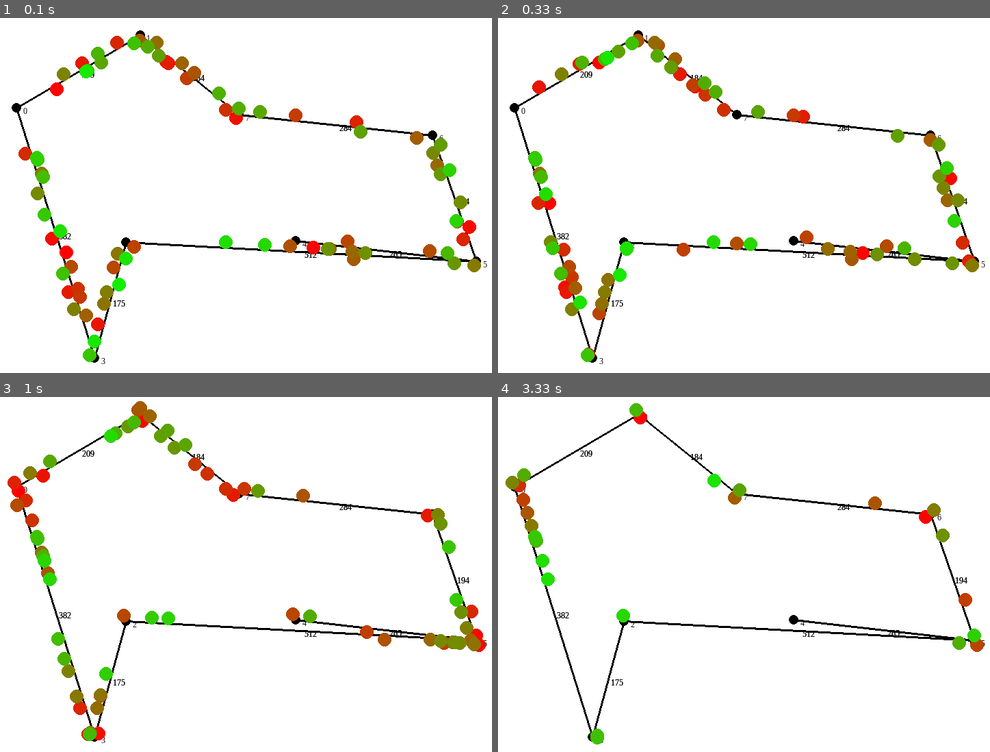
Above: before the commit, frames 1-4 (two rows, left to right).
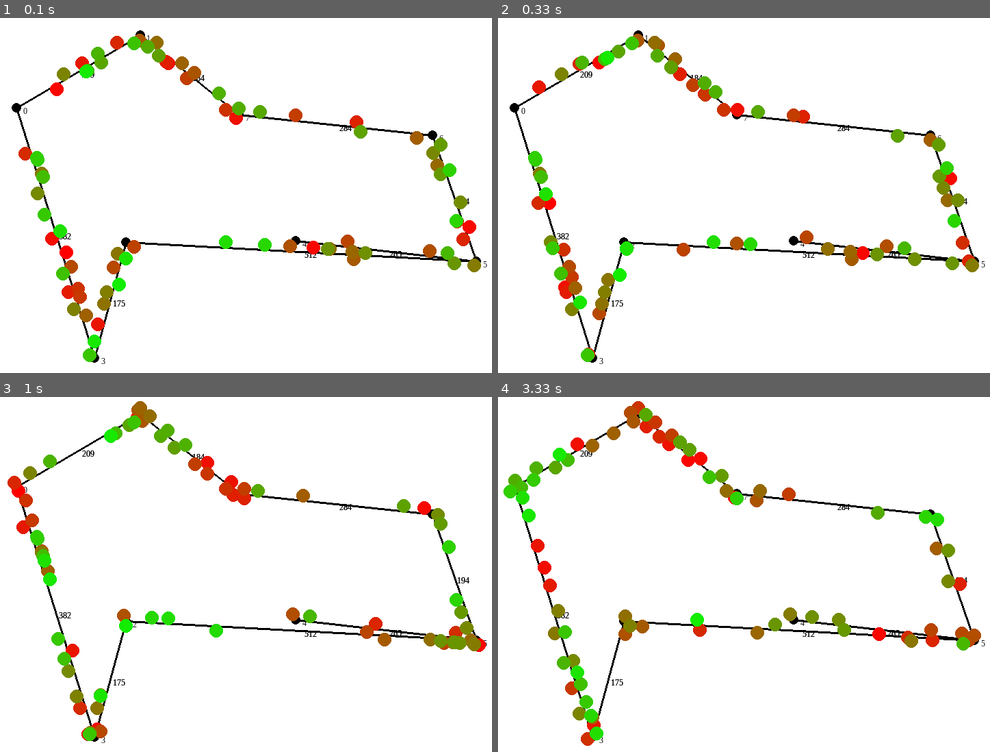
Above: after the commit, the same moments.

Repository: Ickaser/car-graph-viz
Game: pygame game, started from main_pygame.py
Two runs of this game, one before a commit and one after it. Both use one fixed random seed, a clock stepped at 60 frames per second and the inputs below.
Inputs:
- Up to frame 1 (0.1 s): no input
- Up to frame 2 (0.33 s): no input
- Up to frame 3 (1 s): no input
- Up to frame 4 (3.33 s): no input

Frame 1 is identical in both runs. In frame 2, less than 0.1% of the frame differs, in the area x 39-51%, y 17-28%; in frame 3, 1.5%; in frame 4, 6.8%, in the area x 1-99%, y 1-99%.

Commit message:
Revert "Beginning of planing"
This reverts commit f5960d918cd52f9bad22c850f3cee4b1443a66a0.

Diff:
--- a/cars.py
+++ b/cars.py
@@ -100,7 +100,7 @@
 
         self.coords = (self.xPos, self.yPos)
 # equivalence operator: created a bug with the population list's remove method. Uncomment only
-# NOT CURRENTLY USED, used a different implementation in the end
+# if you are ready to implement a different list removal method
     # equivalence operator (==)
     def __eq__(self, other):
 
@@ -135,7 +135,7 @@
         # using lanes behavior, check position before moving
         if self.lanes:
             # check to see if is already at node
-            if self.toNext <= 0:
+            if (self.dist <= 0 and not self.direction) or (self.dist >= self.length and self.direction):
                 # check if node is occupied
                 if self.graph.nodes[self.nodeTo]["capacity"] > len(self.graph.nodes[self.nodeTo]["population"]):
                     # add self to population list
@@ -156,7 +156,7 @@
         self.calcCoords()
 
         # if the new position is at or past its destination node, then set atNode=True and location at new node
-        if not self.lanes and self.toNext <= 0:
+        if not self.lanes and ((self.dist <= 0 and not self.direction) or (self.dist >= self.length and self.direction)):
             self.atNode = True
             self.coords = self.toCoords
             self.xPos, self.yPos = self.coords
@@ -206,8 +206,7 @@
     randomBehavior: Defaults to True. If false, should have goal. Not yet implemented.
     accel: sets an overall acceleration, which serves as base for car velocity
     pos: defaults to 0, not used. If is an instance of Position class and randomBehavior is False, should be a starting position.
-    carSize: sets the size of car in pixel, used in lanes implementation and accessible for visualization
-    Gets weighted or lanes property from graph.
+    Gets lanes property from graph's lanes property.
     """
     def __init__(self, graph, randomBehavior = True, carSize = 5, accel = 5, pos = 0):
 
@@ -219,51 +218,36 @@
         self.weighted = self.graph.weighted
         self.carSize = carSize
 
-
-        startNode = np.random.randint(0, graph.size)
-        startNodes = (startNode, np.random.choice(self.graph.nodes[startNode]["connect"]))
-        startDist = np.random.randint(0, self.graph.edges[startNodes]["length"])
-
-        self.pos = Position(self.graph, startNodes[0], startNodes[1], startDist)
-
-        # if following a planned path, set plan
         if not randomBehavior:
-            # Still uses random goals, but follows a direct course to the goal
-            self.nodeGoal = np.random.randint(0, graph.size)
-            self.plan = self.routePlan(self.pos.nodeTo, self.nodeGoal)
-            # Plan includes current nodeTo, so remove that from list
-            self.plan.pop(0)
-
-        # for purposes of edge population tracking, needs to already be at an edge and fully initialized at edge. Copied from below
-        self.speedLimit = self.graph.edges[(self.pos.nodeFrom, self.pos.nodeTo)]["speed"]
-        self.graph.edges[(self.pos.nodeFrom, self.pos.nodeTo)]["population"][self.pos.direction].append(self)
-
-        self.velocity = 0
+            # TODO
+            pass
+        else:
+            startNode = np.random.randint(0, graph.size)
+            startNodes = (startNode, np.random.choice(self.graph.nodes[startNode]["connect"]))
+            startDist = np.random.randint(0, self.graph.edges[startNodes]["length"])
+            self.pos = Position(self.graph, startNodes[0], startNodes[1], startDist)
+
+            # for purposes of edge population tracking, needs to already be at an edge and fully initialized at edge. Copied from below
+            self.speedLimit = self.graph.edges[(self.pos.nodeFrom, self.pos.nodeTo)]["speed"]
+            self.graph.edges[(self.pos.nodeFrom, self.pos.nodeTo)]["population"][self.pos.direction].append(self)
+
+            self.velocity = 0
+
+
 
     def updatePosition(self):
-        """
-        All-inclusive method to move the car by one time step.
-        Takes no arguments; returns True if car has reached goal node, otherwise returns False.
-        """
-
-        # if at node, move to the next edge (or end movement and remove the car)
+        if not self.randomBehavior:
+            # TODO
+            pass
+
+        # if at node, randomly select another node from the nodes connected to the current node and set as destination
         # also get speed limit info from graph, store that; end the method here
         if self.pos.atNode:
-
             # remove self from old population list, if using weights or lanes
             if self.weighted or self.lanes:
                 self.graph.edges[(self.pos.nodeFrom, self.pos.nodeTo)]["population"][self.pos.direction].remove(self)
 
-            # Select the next node, either randomly or from a goal list
-            if self.randomBehavior:
-                self.pos.changeNodes(np.random.choice(self.graph.nodes[self.pos.nodeTo]["connect"]))
-            else:
-                if self.pos.nodeTo == self.nodeGoal or len(self.plan) == 0:
-# lines to execute if car has reached goal node
-                    del self
-                    return True
-                else:
-                    self.pos.changeNodes(self.plan.pop(0))
+            self.pos.changeNodes(np.random.choice(self.graph.nodes[self.pos.nodeTo]["connect"]))
 
             # add self to new population list, if using weights or lanes
             if self.weighted or self.lanes:
@@ -277,7 +261,7 @@
 
 
         # To update velocity, there are two methods: with and without lanes implementation
-        # Acceleration handling: lanes implementation, which avoids collision
+        # Acceleration handling: with collision avoidance
         if self.lanes:
             # Get list of other cars on edge
             otherCars = self.graph.edges[(self.pos.nodeFrom, self.pos.nodeTo)]["population"][self.pos.direction]
@@ -373,64 +357,3 @@
             print("Deets: veloDiff =", veloDiff, "distDiff =", distDiff, "decelDist =", decelDist)
         # travel along edge
         self.pos.update(self.velocity)
-
-    def routePlan(self, startNode, endNode):
-
-        """
-        A* search for best path from startNode to endNode.
-        Based on: https://github.com/laurentluce/python-algorithms/blob/master/algorithms/a_star_path_finding.py
-
-        Returns list of nodes, which form a route from startNode to endNode.
-        """
-        def h(node):
-            """Estimates with distance, minimum speed limit
-            Update this later probably?
-            """
-            # TODO make this more relevant?
-            xDiff = self.graph.nodes[endNode]["coords"][0] - self.graph.nodes[node]["coords"][0]
-            yDiff = self.graph.nodes[endNode]["coords"][1] - self.graph.nodes[node]["coords"][1]
-# Magic number warning
-            return np.sqrt(xDiff*xDiff + yDiff*yDiff) / 30
-        def update(next, current):
-            node_g[next] = node_g[current] + self.graph.heuristicWeight(current, next)
-            node_h[next] = h(next)
-            node_parent[next] = current
-            node_f[next] = node_g[next] + node_h[next]
-        if startNode == endNode:
-            return [startNode]
-
-        size = self.graph.size
-        node_g = [0 for i in range(size)]
-        node_f = [0 for i in range(size)]
-        node_h = [0 for i in range(size)]
-        node_parent = ["" for i in range(size)]
-
-
-        closed = []
-        open = [startNode]
-
-        while len(open):
-            #pop index of next node from list
-            current = open.pop(0)
-            closed.append(current)
-            # if at goal, return final path
-            if current == endNode:
-                node = endNode
-                path = [node]
-                while node_parent[node] != startNode:
-                    node = node_parent[node]
-                    path.append(node)
-                path.append(startNode)
-                path.reverse()
-                return path
-            # iterate through connected nodes
-            adjNodes = self.graph.nodes[current]["connect"]
-            for next in adjNodes:
-                if next not in closed:
-                    if next in open:
-                        if node_g[next] > node_g[current] + self.graph.heuristicWeight(current, next):
-                            update(next, current)
-                #Probable bug right here: does it work if the node is unexplored?
-                    else:
-                        update(next, current)
-                        open.append(next)
--- a/graphGen.py
+++ b/graphGen.py
@@ -62,11 +62,6 @@
 
         # edge structure: dict of dicts, first is keyed by connected nodes and second is keyed by attributes of edge
         # ordering of node indices in outer dict keys doesn't matter
-
-    def heuristicWeight(self, edgeNode1, edgeNode2):
-        #TODO: take traffic into account, not just speed limit
-        edge = self.edges[(edgeNode1, edgeNode2)]
-        return edge["length"] / edge["speed"]
 
     def makeCoords8nodes(self, pixels):
         """
--- a/main_pygame.py
+++ b/main_pygame.py
@@ -9,21 +9,18 @@
 # Currently: running with lanes, randomly generated graph with 8 nodes
 # Color of car dots is half blue and half red
 
-# window size to be used by pygame. (X, Y)
-# gets used in a number of functions, as it turns out
-size = (800, 800)
-
-# configurable values used when generating cars
-carsNum = 80
-carSize = 20
-stepsNum = 1
-carAccel = 3
-lanes = True
-weights = False
-randomBehavior = False
-
 def main():
 
+    # window size to be used by pygame. (X, Y)
+    # gets used in a number of functions, as it turns out
+    size = (800, 800)
+    # configurable values used when generating cars
+    carsNum = 80
+    carSize = 20
+    stepsNum = 1
+    carAccel = 3
+    lanes = True
+    weights = False
 
     start_pygame()
 
@@ -32,8 +29,7 @@
 
     #create cars: random style
     # TODO: nonrandom cars & goals
-    carList = [cars.Car(graph, randomBehavior = randomBehavior, accel = carAccel, carSize = carSize) for i in range(carsNum)]
-    oldCarsNum = carsNum
+    carList = [cars.Car(graph, randomBehavior = True, accel = carAccel, carSize = carSize) for i in range(carsNum)]
 
     # draw the map
     map = pygame.Surface(size)
@@ -137,13 +133,7 @@
         if graph.weighted:
             graph.updateWeights()
         for car in carList:
-            #Update position for each car; if returns True, has reached goal
-            if car.updatePosition():
-                # remove car from list if at goal
-                carList.remove(car)
-                del car
-                # make a new car
-                # carList.append(cars.Car(graph, randomBehavior = randomBehavior, accel = carAccel, carSize = carSize))
+            car.updatePosition()
 
 def update_screen(screenObj, mapObj, carList, dirtyRects):
 
@@ -165,8 +155,7 @@
 
 
     # update the parts of the screen which have changed
-
-    dirtyRects[:] = dirtyRects[-carsNum*2:]
+    dirtyRects[:] = dirtyRects[-len(carList)*2:]
     pygame.display.update(dirtyRects)
 
 # -------------------------------------------------
Not shown, changed: README.md
